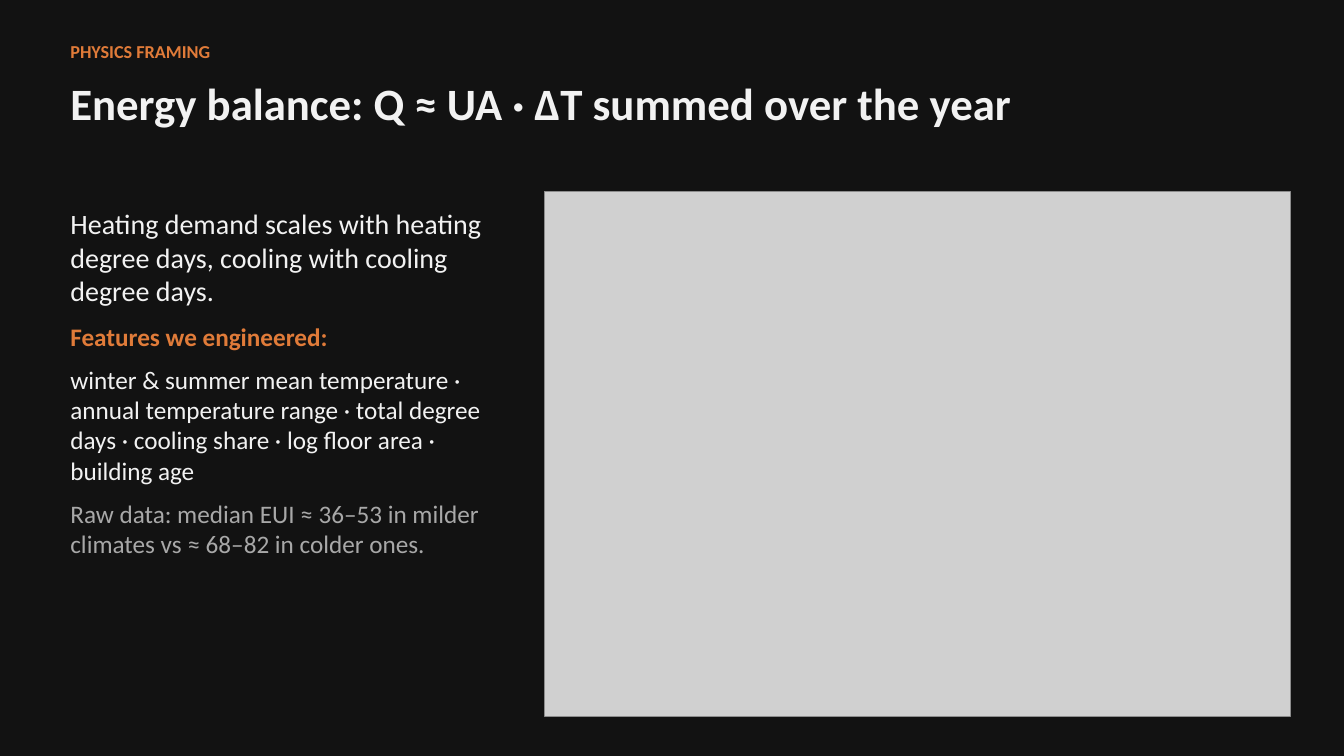
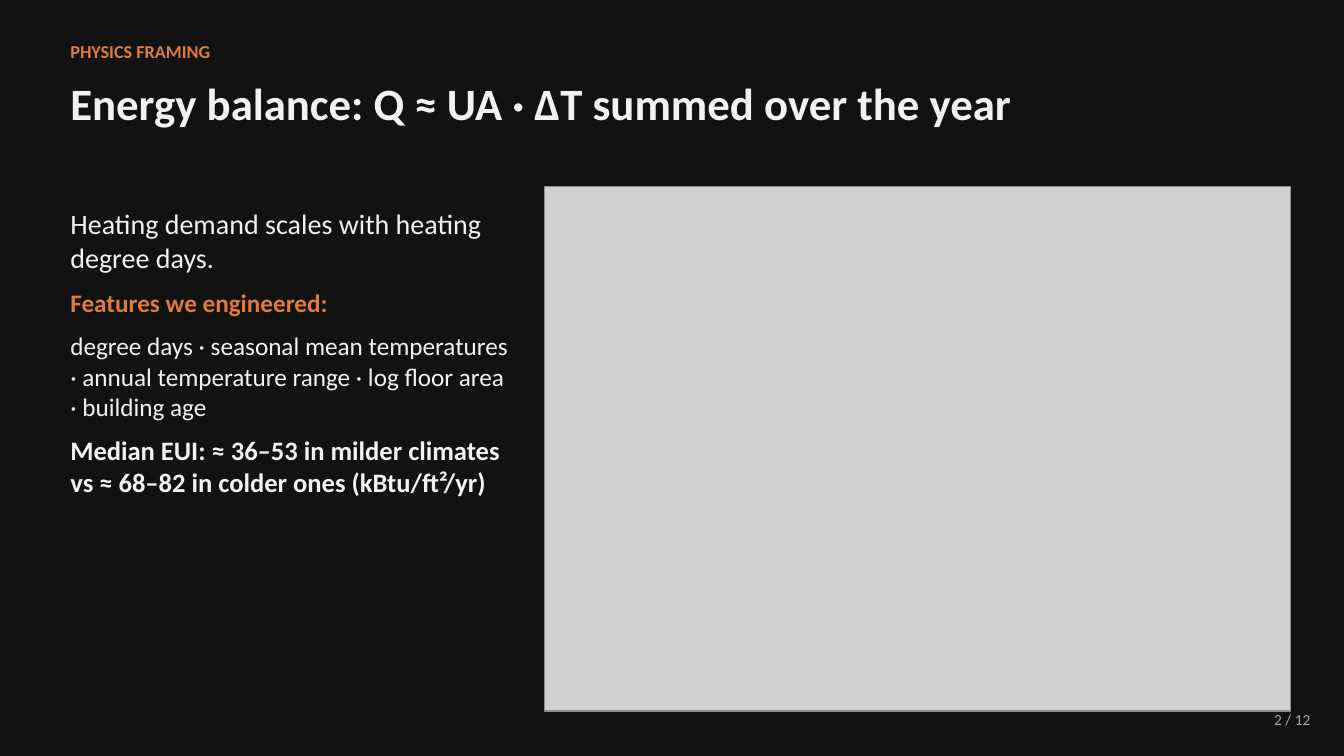
Before and after one commit to JoshiiWahWah/ntu-matlab-hackathon-2026, a slide deck: slide 2 of docs/demo_slides.pptx (slide 3 before the commit). Drawn at 1344x756 pixels with LibreOffice and Linux fonts; fonts in the diff are those of the drawing; grey boxes stand for pictures. Boxes give left, top, right and bottom in pixels: in the first picture for what was removed or moved away, otherwise in the second. Text is boxed around its words. In the diff, an @@ line names an element or a change of style, - is before the commit and + after.

```diff
--- a/docs/demo_slides.pptx
+++ b/docs/demo_slides.pptx
@@ picture: place and size @@
-picture at <box>544,192,1291,717</box>
+picture at <box>544,187,1291,712</box>
@@ text at <box>70,214,481,273</box>: text changed @@
-Heating demand scales with heating degree days, cooling with cooling degree days.
+Heating demand scales with heating degree days.
@@ text at <box>70,337,508,497</box>: text changed @@
-winter & summer mean temperature · annual temperature range · total degree days · cooling share · log floor area · building age
-Raw data: median EUI ≈ 36–53 in milder climates vs ≈ 68–82 in colder ones.
+degree days · seasonal mean temperatures · annual temperature range · log floor area · building age
+Median EUI: ≈ 36–53 in milder climates vs ≈ 68–82 in colder ones (kBtu/ft²/yr)
@@ text added at <box>1274,715,1311,725</box>, 11 pt, text #A8A8A8 @@
+2 / 12
```
Also in this commit, not shown: 8 other slides changed, 3 slides added, 1 slide removed, 2 other files.
